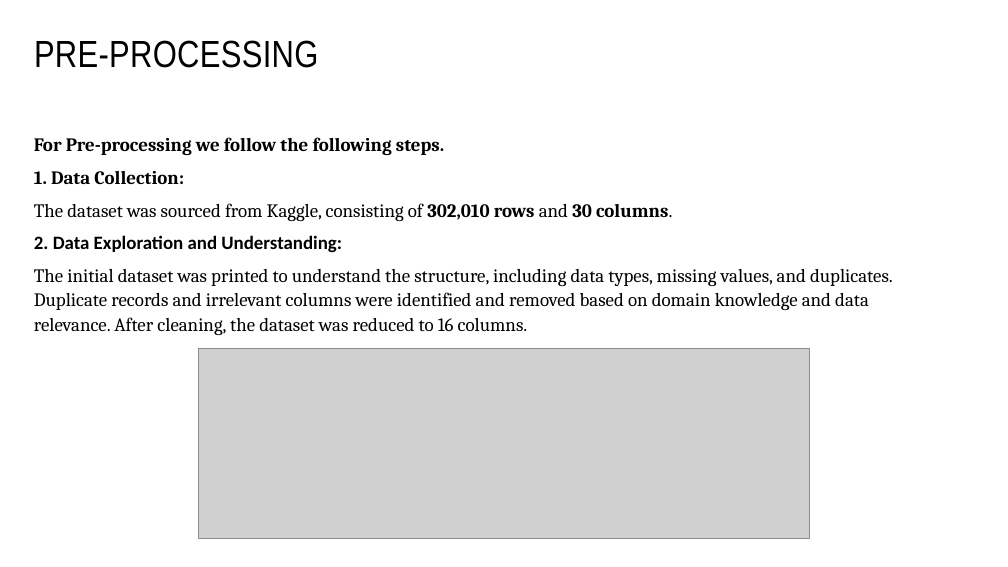
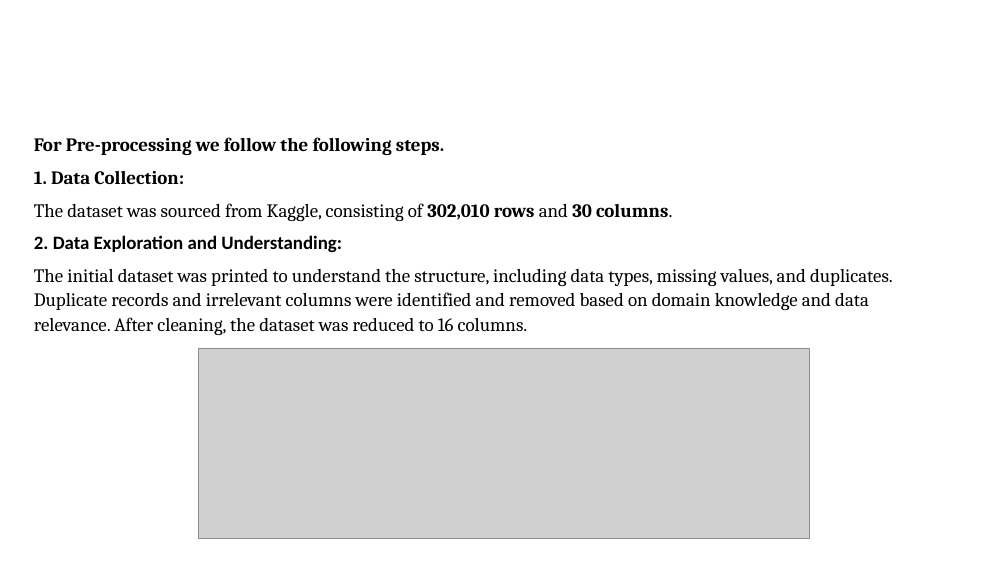
Before and after one commit to Becky139/Retail-Customer-Behavior-Analysis-using-Machine-Learning-Tableau, a slide deck: slide 5 of Team B Presentation.pptx. Drawn at 1008x567 pixels with LibreOffice and Linux fonts; fonts in the diff are those of the drawing; grey boxes stand for pictures; background and template pictures are left out; a plain dark background stands for a picture behind light text. Boxes give left, top, right and bottom in pixels: in the first picture for what was removed or moved away, otherwise in the second. Text is boxed around its words. In the diff, an @@ line names an element or a change of style, - is before the commit and + after.

```diff
--- a/Team B Presentation.pptx
+++ b/Team B Presentation.pptx
@@ rectangle added at (0,0,1008,567), fill #FFFFFF @@
@@ title "PRE-PROCESSING" at (66,138,192,155): text colour #000000 to #FFFFFF @@
```
Also in this commit, not shown: 3 other slides changed, 25 slides added.
